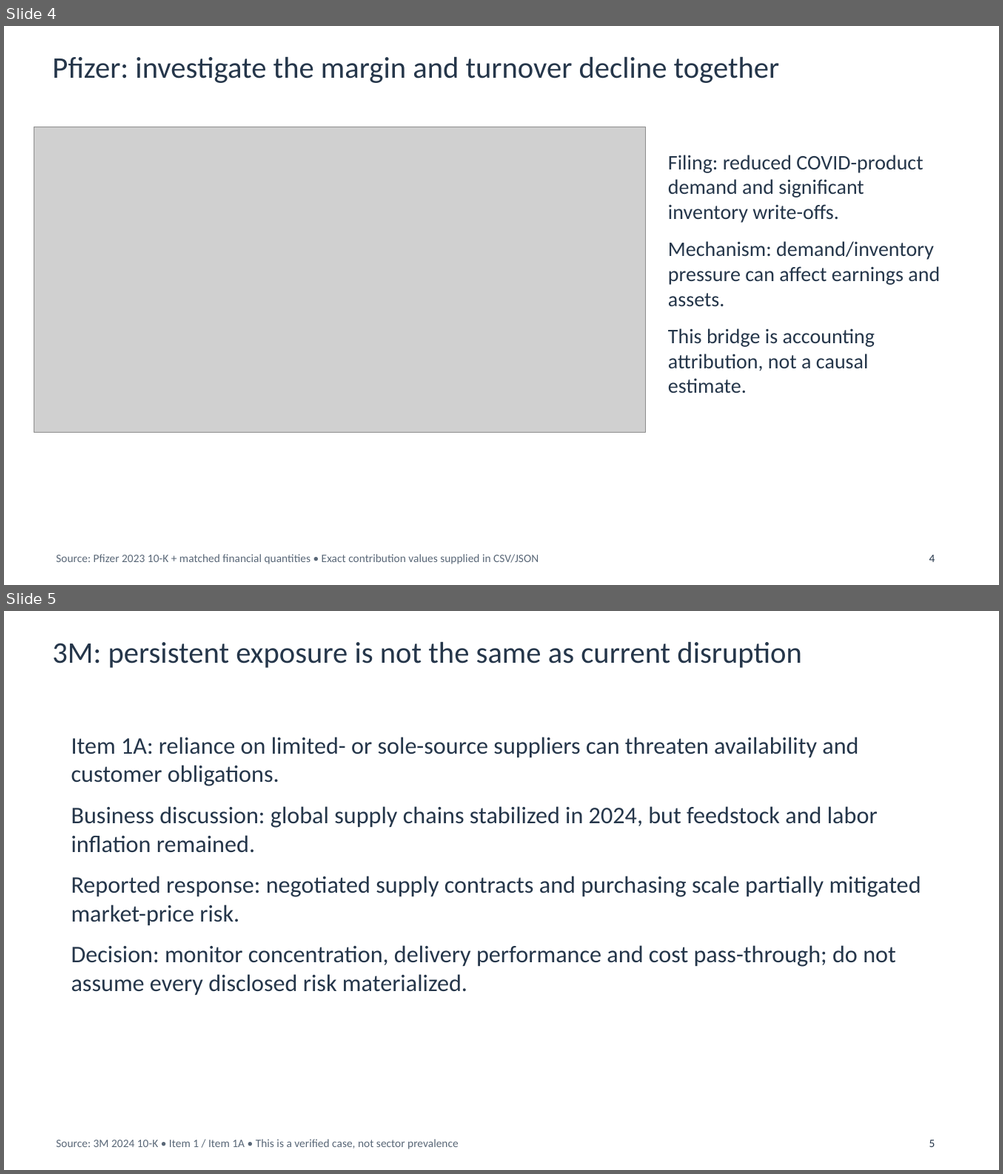
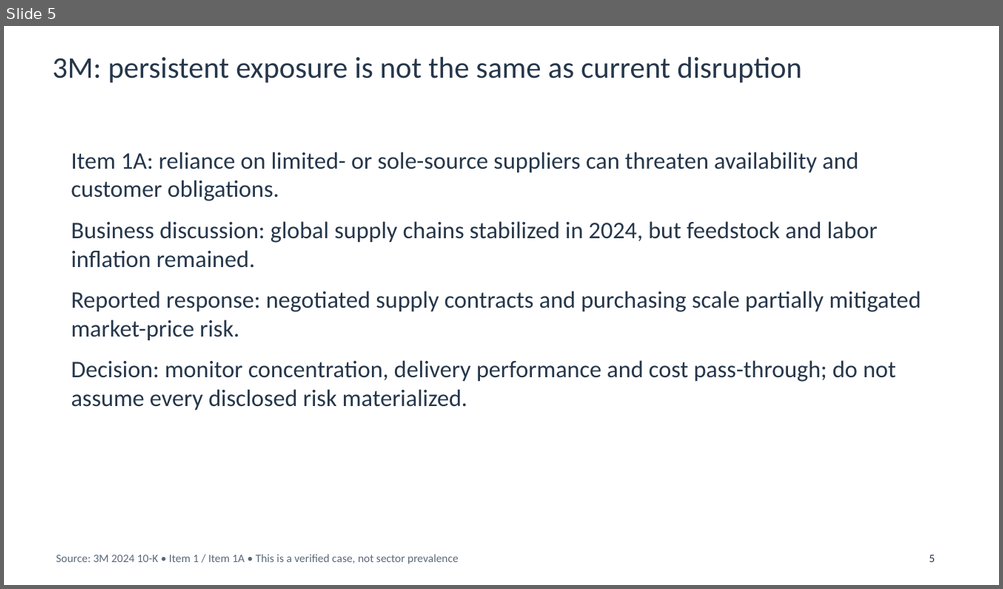
Before and after one commit to chocojawns/DA401, a slide deck: presentations/homework5_team/Homework5_Team_10_Slides.pptx. Shown one above the other, each under a label of ours: slides 4 and 5 before the commit, slide 5 after it. The pictures are 1003x1174 and 1003x589 pixels, drawn with LibreOffice and Linux fonts; fonts in the diff are those of the drawing; grey boxes stand for pictures. Boxes give left, top, right and bottom in pixels: in the first picture for what was removed or moved away, otherwise in the second. Text is boxed around its words. In the diff, an @@ line names an element or a change of style, - is before the commit and + after.

Commit message:
Expand healthcare briefing to all eligible firms and annual DuPont contributions

```diff
--- a/presentations/homework5_team/Homework5_Team_10_Slides.pptx
+++ b/presentations/homework5_team/Homework5_Team_10_Slides.pptx
@@ slide 4 removed at (4, 26, 999, 585), background #FFFFFF @@
@@ text removed at (52, 56, 780, 83) @@
-Pfizer: investigate the margin and turnover decline together
@@ picture removed at (34, 127, 646, 432) @@
@@ text removed at (668, 155, 939, 393) @@
-Filing: reduced COVID-product demand and significant inventory write-offs.
-Mechanism: demand/inventory pressure can affect earnings and assets.
-This bridge is accounting attribution, not a causal estimate.
@@ text removed at (56, 554, 538, 565) @@
-Source: Pfizer 2023 10-K + matched financial quantities • Exact contribution values supplied in CSV/JSON
@@ text removed at (929, 555, 935, 562) @@
-4
```
Also in this commit, not shown: 1 slide changed, 2 slides added, 1 other slide removed, 11 other files.
